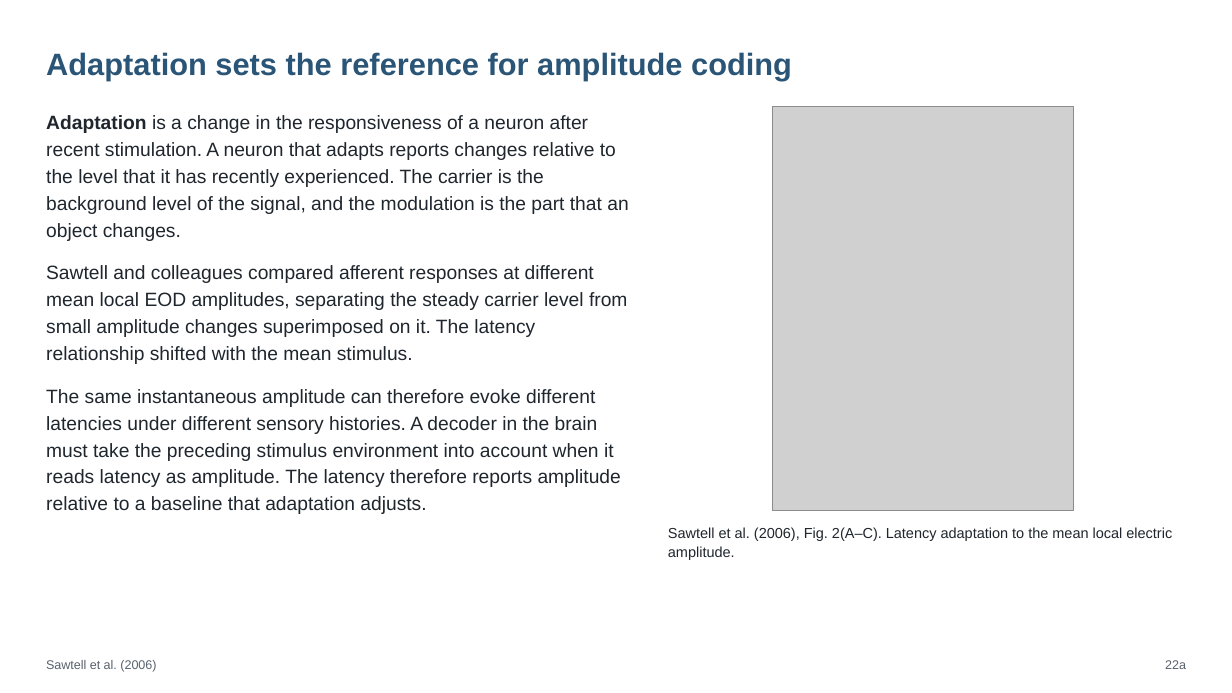
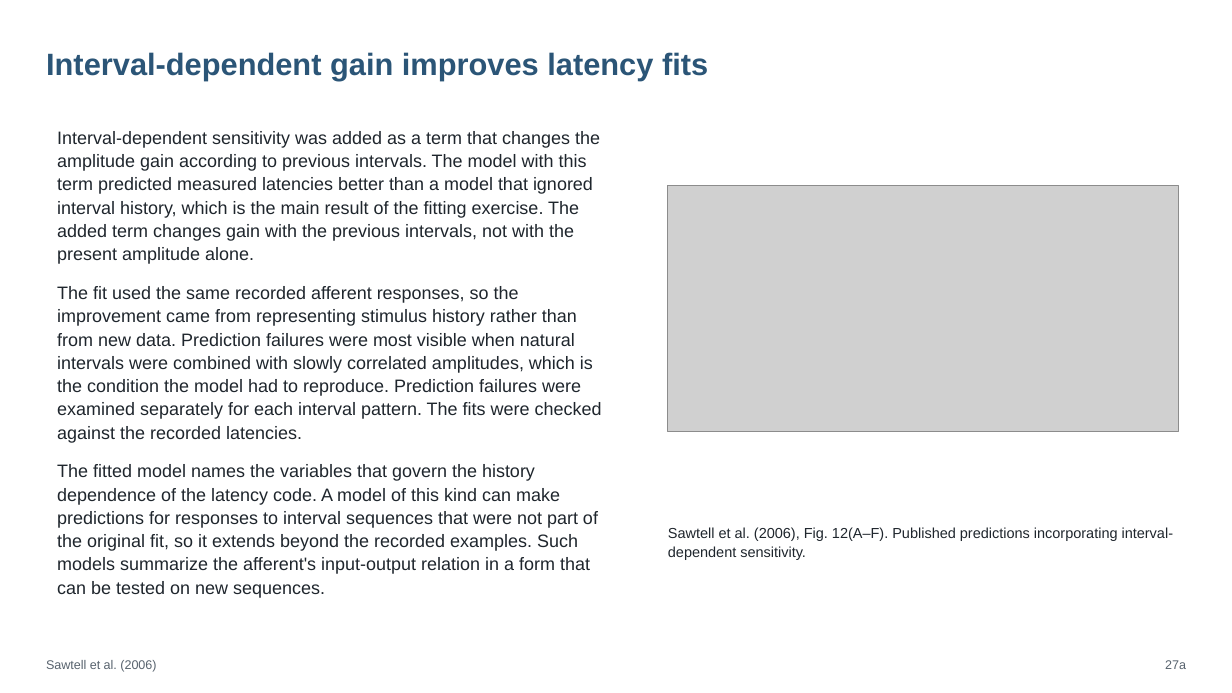
Before and after one commit to jordanxxlopez/NEUROETHOLOGY, a slide deck: slide 36 of scaffolded/Neuroethology_Lecture21_FA2026_SCAFFOLDED.pptx (slide 31 before the commit). Drawn at 1232x693 pixels with LibreOffice and Linux fonts; fonts in the diff are those of the drawing; grey boxes stand for pictures. Boxes give left, top, right and bottom in pixels: in the first picture for what was removed or moved away, otherwise in the second. Text is boxed around its words. In the diff, an @@ line names an element or a change of style, - is before the commit and + after.

```diff
--- a/scaffolded/Neuroethology_Lecture21_FA2026_SCAFFOLDED.pptx
+++ b/scaffolded/Neuroethology_Lecture21_FA2026_SCAFFOLDED.pptx
@@ text at box(46, 52, 708, 81): text changed @@
-Adaptation sets the reference for amplitude coding
+Interval-dependent gain improves latency fits
@@ text removed at box(46, 115, 628, 514) @@
-Adaptation is a change in the responsiveness of a neuron after recent stimulation. A neuron that adapts reports changes relative to the level that it has recently experienced. The carrier is the background level of the signal, and the modulation is the part that an object changes.
-Sawtell and colleagues compared afferent responses at different mean local EOD amplitudes, separating the steady carrier level from small amplitude changes superimposed on it. The latency relationship shifted with the mean stimulus.
-The same instantaneous amplitude can therefore evoke different latencies under different sensory histories. A decoder in the brain must take the preceding stimulus environment into account when it reads latency as amplitude. The latency therefore reports amplitude relative to a baseline that adaptation adjusts.
@@ picture removed at box(773, 106, 1074, 511) @@
@@ text added at box(57, 131, 602, 598), 14 pt, text #1F262D @@
+Interval-dependent sensitivity was added as a term that changes the amplitude gain according to previous intervals. The model with this term predicted measured latencies better than a model that ignored interval history, which is the main result of the fitting exercise. The added term changes gain with the previous intervals, not with the present amplitude alone.
+The fit used the same recorded afferent responses, so the improvement came from representing stimulus history rather than from new data. Prediction failures were most visible when natural intervals were combined with slowly correlated amplitudes, which is the condition the model had to reproduce. Prediction failures were examined separately for each interval pattern. The fits were checked against the recorded latencies.
+The fitted model names the variables that govern the history dependence of the latency code. A model of this kind can make predictions for responses to interval sequences that were not part of the original fit, so it extends beyond the recorded examples. Such models summarize the afferent's input-output relation in a form that can be tested on new sequences.
@@ picture added at box(668, 186, 1178, 433) @@
@@ text at box(668, 527, 1173, 560): text changed @@
-Sawtell et al. (2006), Fig. 2(A–C). Latency adaptation to the mean local electric amplitude.
+Sawtell et al. (2006), Fig. 12(A–F). Published predictions incorporating interval-dependent sensitivity.
@@ text at box(1165, 660, 1186, 669): text changed @@
-22a
+27a
```
Also in this commit, not shown: 53 other slides changed, 4 slides added, 4 slides removed, 4 other files.
